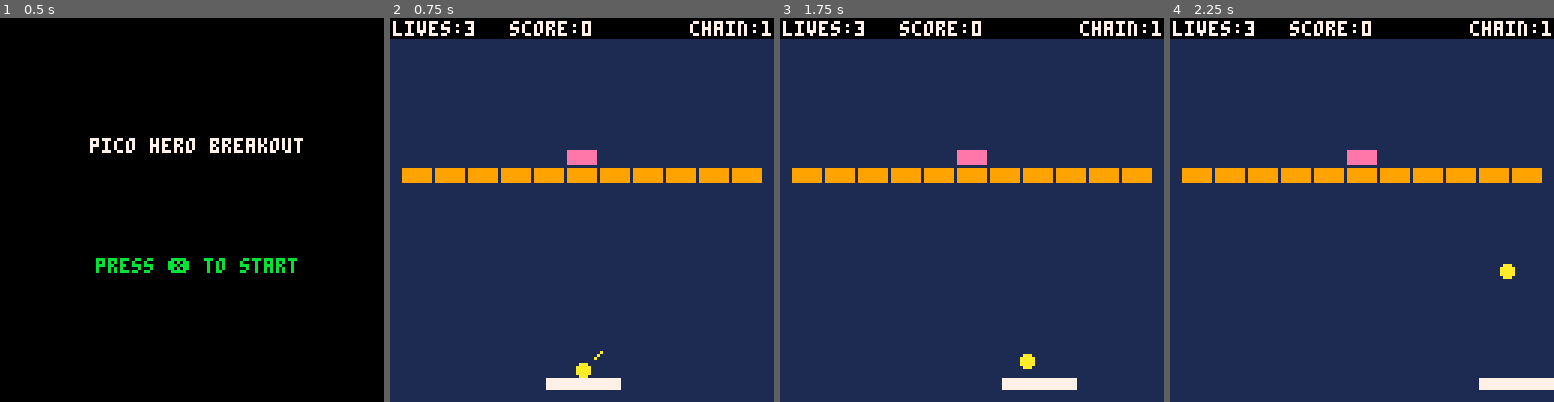
Above: before the commit, frames 1-4 (left to right).
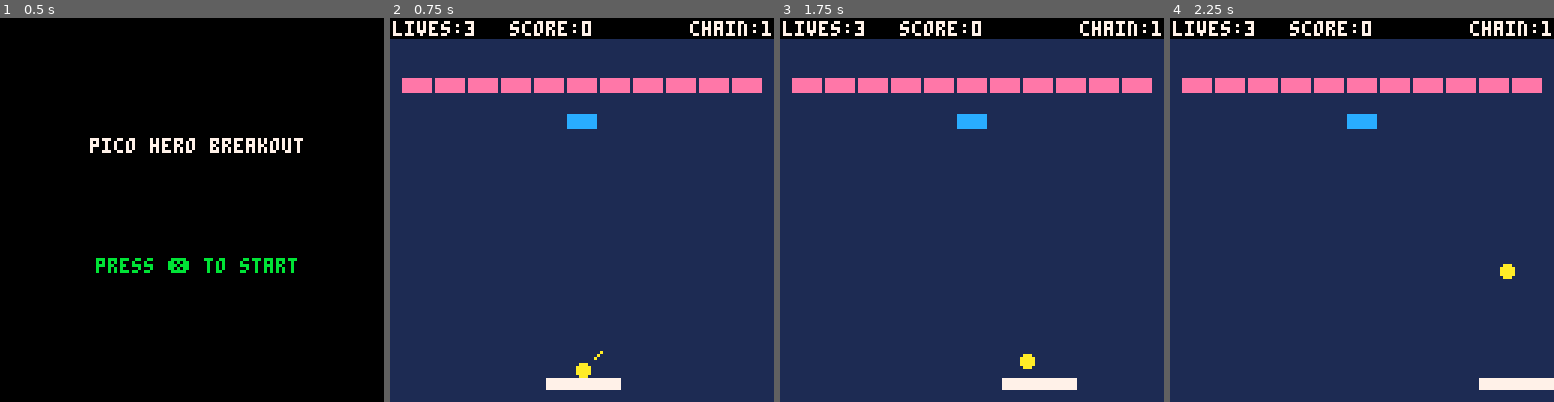
Above: after the commit, the same moments.

Repository: steka/lazydevs-pico8-breakout-hero
Game: PICO-8 cartridge hero1.p8
Same seed, same stepped clock (60 frames per second), same inputs: the game is played once before the commit and once after it.
Inputs:
- Up to frame 1 (0.5 s): no input
- Up to frame 2 (0.75 s): tap O (Z key) at 0.7 s
- Up to frame 3 (1.75 s): hold Right from 1.6 s (still down); tap O (Z key) at 1.7 s
- Up to frame 4 (2.25 s): release Right at 2.1 s; tap O (Z key) at 2.1 s

Frame 1 is identical in both runs. In frame 2, 7.3% of the frame differs, in the area x 3-97%, y 15-43%; in frame 3, 7.3%; in frame 4, 7.3%.

Commit message:
Breakout #21 - Powerup Pickup
https://www.youtube.com/watch?v=el2yPpCe7TQ

Diff:
--- a/hero1.p8
+++ b/hero1.p8
@@ -2,7 +2,17 @@
 version 35
 __lua__
 --goals
--- 6. (powerups)
+-- 6. powerups
+--     - sound effect
+--     - pill types
+
+--     - speed down
+--     - 1up
+--     - sticky
+--     - expand/reduct
+--     - megaball
+--     - multiball
+
 -- 7. juicyness
 --     arrow anim
 --     text blinking
@@ -18,9 +28,9 @@
  levelnum = 1
  levels={}
  --levels[1] = "x5b"
- levels[2] = "x4b"
+ levels[1] = "b9b/x4p"
  --levels[1] = "hxixsxpxbxbxbxbxbxbxbxbxbxbxbxbxbxbxbxbxbxbxbxbxbxbxbxbxbxbxbxbxbxbxbxbxb"
- levels[1] = "////x4b/s9s"
+ --levels[1] = "////x4b/s9s"
 end
 
 function _update60()
@@ -141,6 +151,13 @@
  end
 end
 
+function resetpills()
+ pill_x={}
+ pill_y={}
+ pill_v={}
+ pill_t={}
+end
+
 function addbrick(_i,_t)
  add(brick_x,4+((_i-1)%11)*(brick_w+2))
  add(brick_y,20+flr((_i-1)/11)*(brick_h+2))
@@ -166,6 +183,7 @@
  ball_dy=-1
  ball_ang=1
  chain=1
+ resetpills()
 
  sticky=true
  --0.50
@@ -326,6 +344,20 @@
   ball_x=nextx
   ball_y=nexty
 
+  -- move pills
+  for i=1,#pill_x do
+   if pill_v[i] then
+    pill_y[i]+=0.7
+    if pill_y[i] > 128 then
+     pill_v[i]=false
+    end
+    if box_box(pill_x[i],pill_y[i],8,6,pad_x,pad_y,pad_w,pad_h) then
+     debug = "pickup!!"
+     pill_v[i]=false
+    end
+   end
+  end
+
   checkexplosions()
 
   if nexty > 127 then
@@ -368,7 +400,7 @@
    chain+=1
    chain=mid(1,chain,7)
   end
-  --todo trigger powerup
+  spawnpill(brick_x[_i],brick_y[_i],1)
  elseif brick_t[_i]=="s" then
   sfx(2+chain)
   brick_t[_i]="zz"
@@ -377,8 +409,19 @@
    chain+=1
    chain=mid(1,chain,7)
   end
-  --todo trigger powerup
- end
+ end
+end
+
+function spawnpill(_x,_y,_t)
+ add(pill_x,_x)
+ add(pill_y,_y)
+ add(pill_v,true)
+ add(pill_t,_t)
+
+ --pill_x[#pill_x+1]=_x
+ --pill_y[#pill_x]=_y
+ --pill_v[#pill_x]=true
+ --pill_t[#pill_x]=_t
 end
 
 function checkexplosions()
@@ -477,6 +520,12 @@
   end
  end
 
+ for i=1,#pill_x do
+  if pill_v[i] then
+   spr(1,pill_x[i],pill_y[i])
+  end
+ end
+
  rectfill(0,0,128,6,0)
  if debug!="" then
   print(debug,1,1,7)
@@ -493,6 +542,15 @@
  if by+ball_r < box_y then return false end
  if bx-ball_r > box_x+box_w then return false end
  if bx+ball_r < box_x then return false end
+ return true
+end
+
+function box_box(box1_x,box1_y,box1_w,box1_h,box2_x,box2_y,box2_w,box2_h)
+ -- checks for a collion of the two boxes
+ if box1_y > box2_y+box2_h then return false end
+ if box1_y+box1_h < box2_y then return false end
+ if box1_x > box2_x+box2_w then return false end
+ if box1_x+box1_w < box2_x then return false end
  return true
 end
 
@@ -522,21 +580,21 @@
  end
 end
 __gfx__
-00000000000000000000000000000000000000000000000000000000000000000000000000000000000000000000000000000000000000000000000000000000
-00000000000000000000000000000000000000000000000000000000000000000000000000000000000000000000000000000000000000000000000000000000
-00700700000000000000000000000000000000000000000000000000000000000000000000000000000000000000000000000000000000000000000000000000
-00077000000000000000000000000000000000000000000000000000000000000000000000000000000000000000000000000000000000000000000000000000
-00077000000000000000000000000000000000000000000000000000000000000000000000000000000000000000000000000000000000000000000000000000
-00700700000000000000000000000000000000000000000000000000000000000000000000000000000000000000000000000000000000000000000000000000
-…(12 lines of a section not shown)…
+00000000077777700000000000000000000000000000000000000000000000000000000000000000000000000000000000000000000000000000000000000000
+00000000799949990000000000000000000000000000000000000000000000000000000000000000000000000000000000000000000000000000000000000000
+00700700999499990000000000000000000000000000000000000000000000000000000000000000000000000000000000000000000000000000000000000000
+00077000999949990000000000000000000000000000000000000000000000000000000000000000000000000000000000000000000000000000000000000000
+00077000999499990000000000000000000000000000000000000000000000000000000000000000000000000000000000000000000000000000000000000000
+00700700099999900000000000000000000000000000000000000000000000000000000000000000000000000000000000000000000000000000000000000000
+…(12 lines of a section not shown)…
